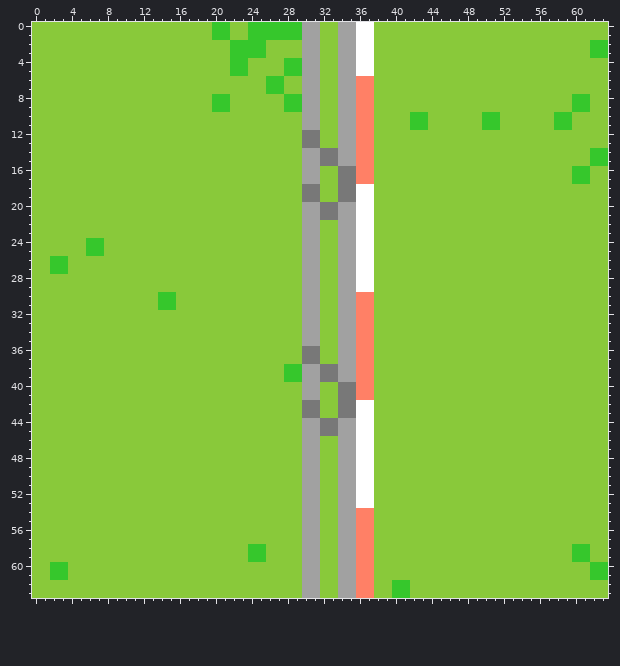
Edited in one commit: pixel-art sprite (res/imgs/tiles/barrier_vl.png). The first picture shows the starting point.
The file is 128x128 pixels, drawn in blocks of 2x2; one block is one cell here.
Now the later version:
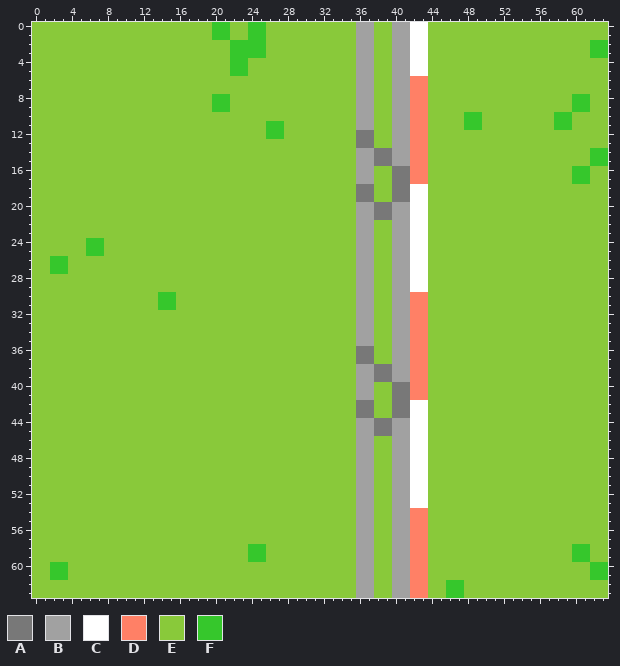
Palette (. is transparent): A #787878  B #a1a1a1  C #ffffff  D #ff8066  E #89c93a  F #36c72c
The author wrote: -major graphical improvements -addition of barrier objects -experimentation with sand
What changed:
y 0..1: x 26..31 FFFFBB -> EEEEEE; x 34..37 BBCC -> EEBB; x 40..43 EEEE -> BBCC
y 2..3: x 30..31 BB -> EE; x 34..37 BBCC -> EEBB; x 40..43 EEEE -> BBCC
y 4..5: x 28..31 FFBB -> EEEE; x 34..37 BBCC -> EEBB; x 40..43 EEEE -> BBCC
y 6..7: x 26..27 FF -> EE; x 30..31 BB -> EE; x 34..37 BBDD -> EEBB; x 40..43 EEEE -> BBDD
y 8..9: x 28..31 FFBB -> EEEE; x 34..37 BBDD -> EEBB; x 40..43 EEEE -> BBDD
y 10: x 30..31 BB -> EE; x 34..37 BBDD -> EEBB; x 40..43 EEFF -> BBDD; x 48..51 EEFF -> FFEE
y 11: x 26..27 EE -> FF; x 30..31 BB -> EE; x 34..37 BBDD -> EEBB; x 40..43 EEFF -> BBDD; x 48..51 EEFF -> FFEE
y 12: x 26..27 EE -> FF; x 30..31 AA -> EE; x 34..37 BBDD -> EEAA; x 40..43 EEEE -> BBDD
y 13: x 30..31 AA -> EE; x 34..37 BBDD -> EEAA; x 40..43 EEEE -> BBDD
y 14..15: x 30..43 BBAABBDDEEEEEE -> EEEEEEBBAABBDD
y 16..17: x 30..31 BB -> EE; x 34..37 AADD -> EEBB; x 40..43 EEEE -> AADD
y 18..19: x 30..31 AA -> EE; x 34..37 AACC -> EEAA; x 40..43 EEEE -> AACC
y 20..21: x 30..43 BBAABBCCEEEEEE -> EEEEEEBBAABBCC
y 22..29: x 30..31 BB -> EE; x 34..37 BBCC -> EEBB; x 40..43 EEEE -> BBCC
y 30..35: x 30..31 BB -> EE; x 34..37 BBDD -> EEBB; x 40..43 EEEE -> BBDD
y 36..37: x 30..31 AA -> EE; x 34..37 BBDD -> EEAA; x 40..43 EEEE -> BBDD
y 38..39: x 28..43 FFBBAABBDDEEEEEE -> EEEEEEEEBBAABBDD
y 40..41: x 30..31 BB -> EE; x 34..37 AADD -> EEBB; x 40..43 EEEE -> AADD
y 42..43: x 30..31 AA -> EE; x 34..37 AACC -> EEAA; x 40..43 EEEE -> AACC
y 44..45: x 30..43 BBAABBCCEEEEEE -> EEEEEEBBAABBCC
y 46..53: x 30..31 BB -> EE; x 34..37 BBCC -> EEBB; x 40..43 EEEE -> BBCC
y 54..61: x 30..31 BB -> EE; x 34..37 BBDD -> EEBB; x 40..43 EEEE -> BBDD
y 62..63: x 30..31 BB -> EE; x 34..37 BBDD -> EEBB; x 40..43 FFEE -> BBDD; x 46..47 EE -> FF
Where, in picture pixels (left, top, right, bottom), the same in both pictures:
changed: (266, 22, 464, 598)
changed: (464, 112, 500, 130)
